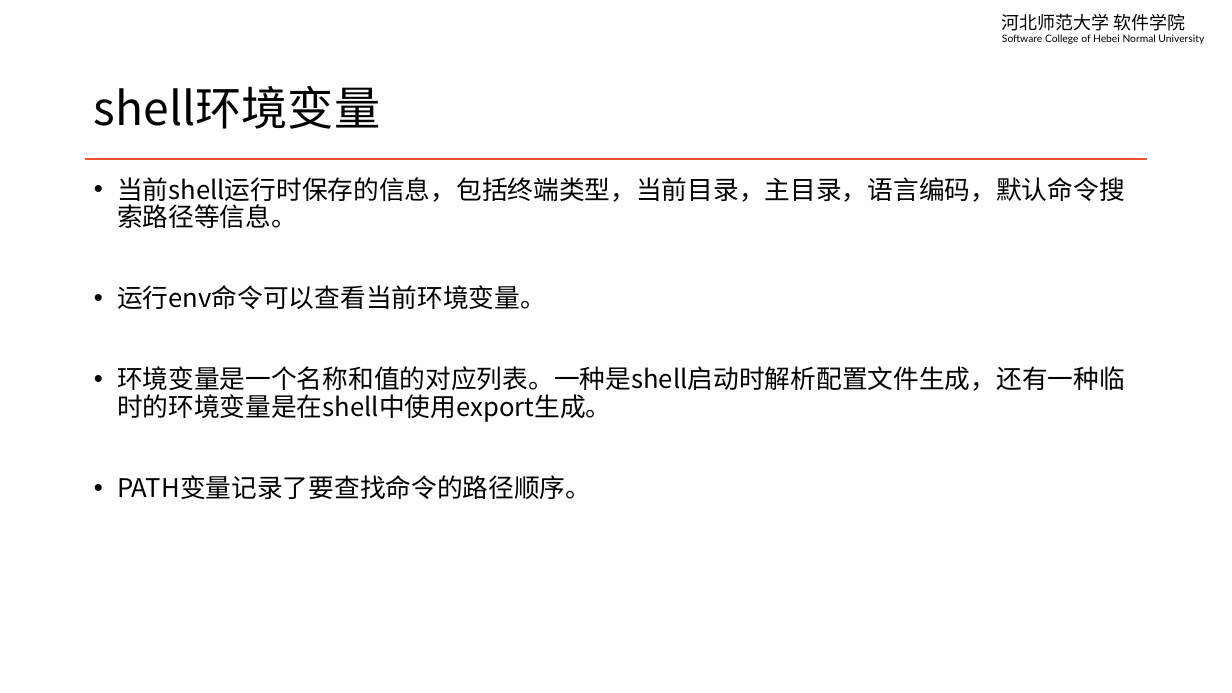
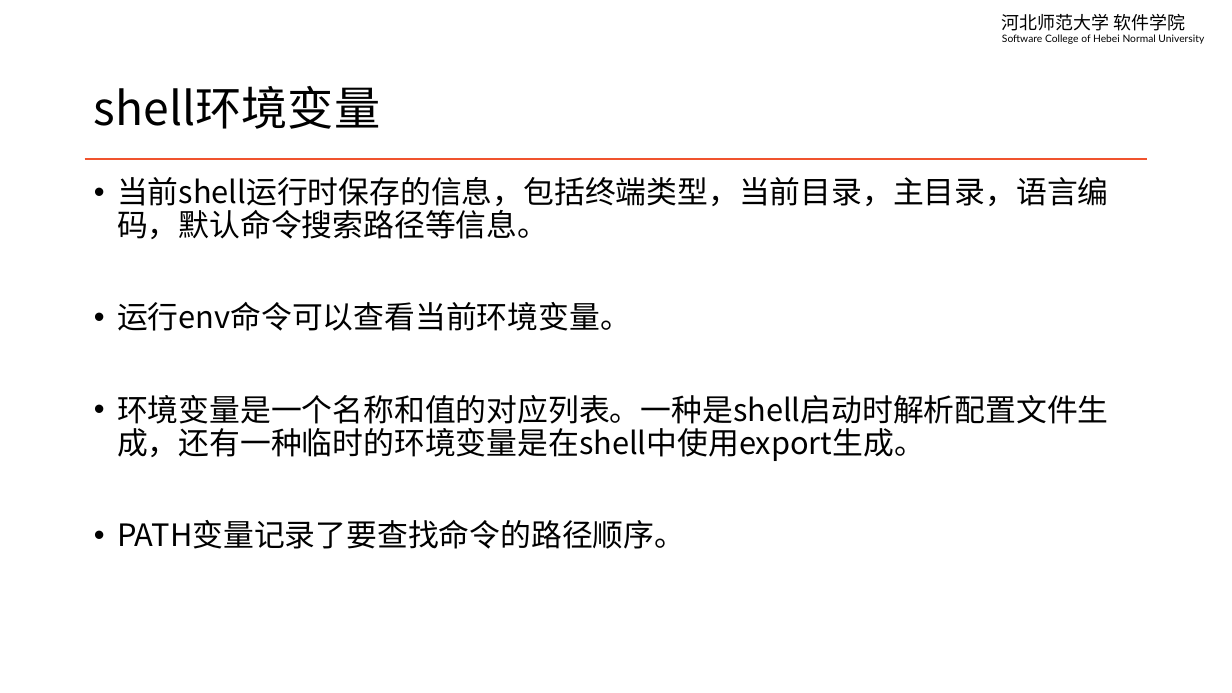
Before and after one commit to edu2act/course-linux-system, a slide deck: slide 3 of materials/slides/ch11-how-does-shell-run-a-command.pptx. Drawn at 1232x693 pixels with LibreOffice and Linux fonts; fonts in the diff are those of the drawing. Boxes give left, top, right and bottom in pixels: in the first picture for what was removed or moved away, otherwise in the second. Text is boxed around its words. In the diff, an @@ line names an element or a change of style, - is before the commit and + after.

```diff
--- a/materials/slides/ch11-how-does-shell-run-a-command.pptx
+++ b/materials/slides/ch11-how-does-shell-run-a-command.pptx
@@ text "当前shell运行时保存的信息，包括终端类型，当前目录，主目录，语言编码，默认命令搜索路径等信息。" at <box>117,177,1109,549</box>: size 20 to 24 pt @@
```
Also in this commit, not shown: 6 other slides changed, 2 other files.
